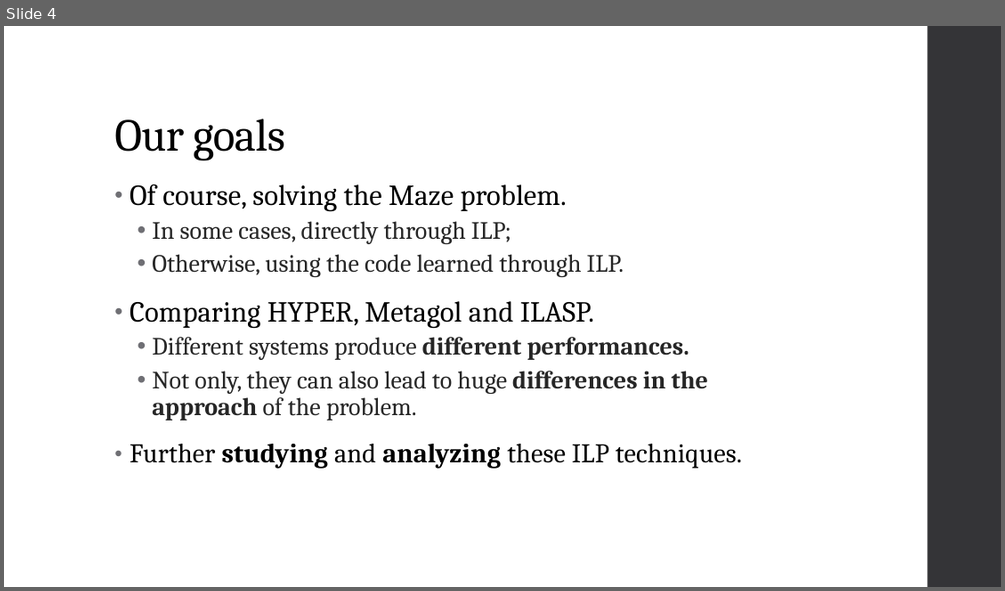
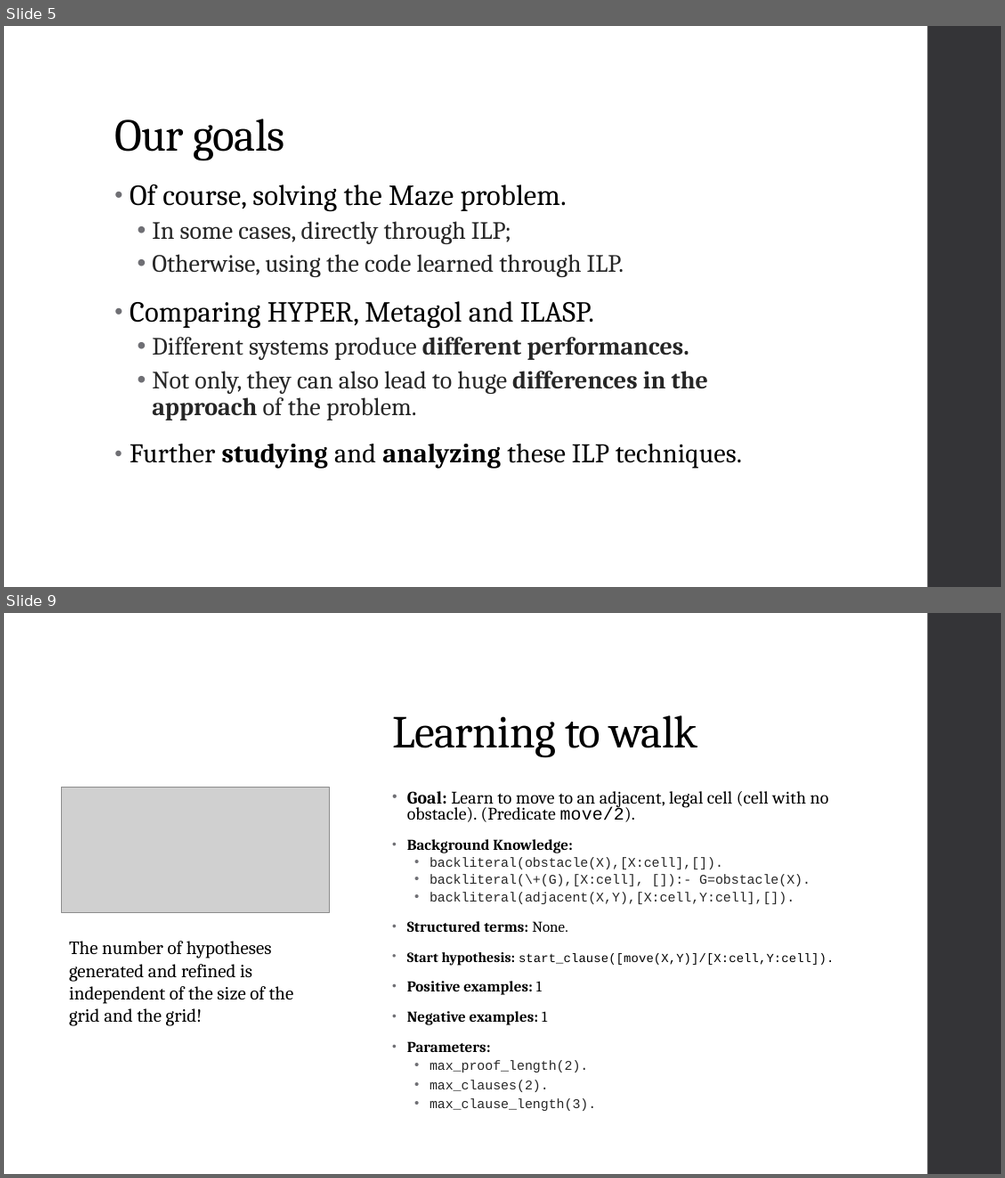
Before and after one commit to Alex-Dell1/ATAI_Maze_Project, a slide deck: ATAI_Presentation.pptx. Shown one above the other, each under a label of ours: slide 4 before the commit, slides 5 and 9 after it; the slides between them are not shown. The pictures are 1005x591 and 1005x1178 pixels, drawn with LibreOffice and Linux fonts; fonts in the diff are those of the drawing; grey boxes stand for pictures; background and template pictures are left out. Boxes give left, top, right and bottom in pixels: in the first picture for what was removed or moved away, otherwise in the second. Text is boxed around its words. In the diff, an @@ line names an element or a change of style, - is before the commit and + after.

```diff
--- a/ATAI_Presentation.pptx
+++ b/ATAI_Presentation.pptx
@@ slide 9 added at (4,613,1001,1174), background picture (left out); not listed: 1 template element that a slide beside it also shows @@
@@ title added at (392,715,697,757), 44 pt, text #000000 @@
+Learning to walk
@@ picture added at (62,787,329,912) @@
@@ text added at (407,791,833,1111), 12.8 pt, text #000000 @@
+• Goal: Learn to move to an adjacent, legal cell (cell with no obstacle). (Predicate move/2).
+• Background Knowledge:
+  • backliteral(obstacle(X),[X:cell],[]).
+  • backliteral(\+(G),[X:cell], []):- G=obstacle(X).
+  • backliteral(adjacent(X,Y),[X:cell,Y:cell],[]).
+• Structured terms: None.
+• Start hypothesis: start_clause([move(X,Y)]/[X:cell,Y:cell]).
+• Positive examples: 1
+• Negative examples: 1
+• Parameters:
+  • max_proof_length(2).
+  • max_clauses(2).
+  • max_clause_length(3).
@@ text added at (69,941,294,1026), 18 pt, text #000000 @@
+The number of hypotheses generated and refined is independent of the size of the grid and the grid!
@@ what was slide 4 is now slide 5 @@
```
Also in this commit, not shown: 6 slides changed, 12 other slides added, 1 other file.
